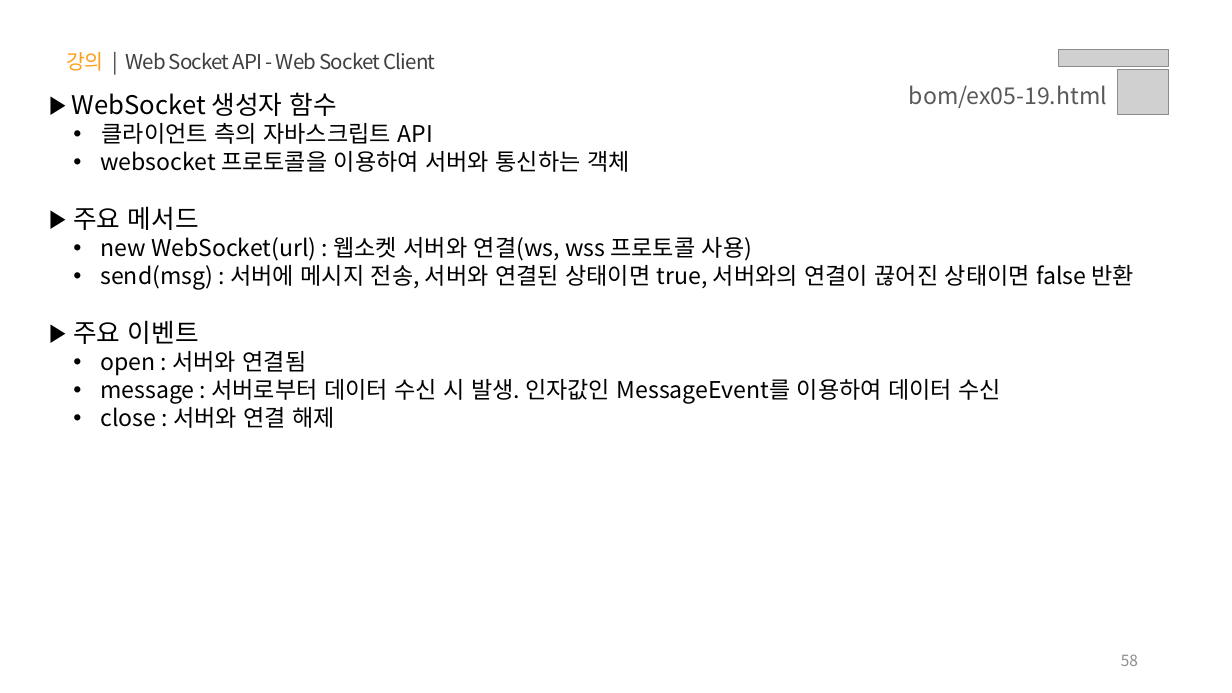
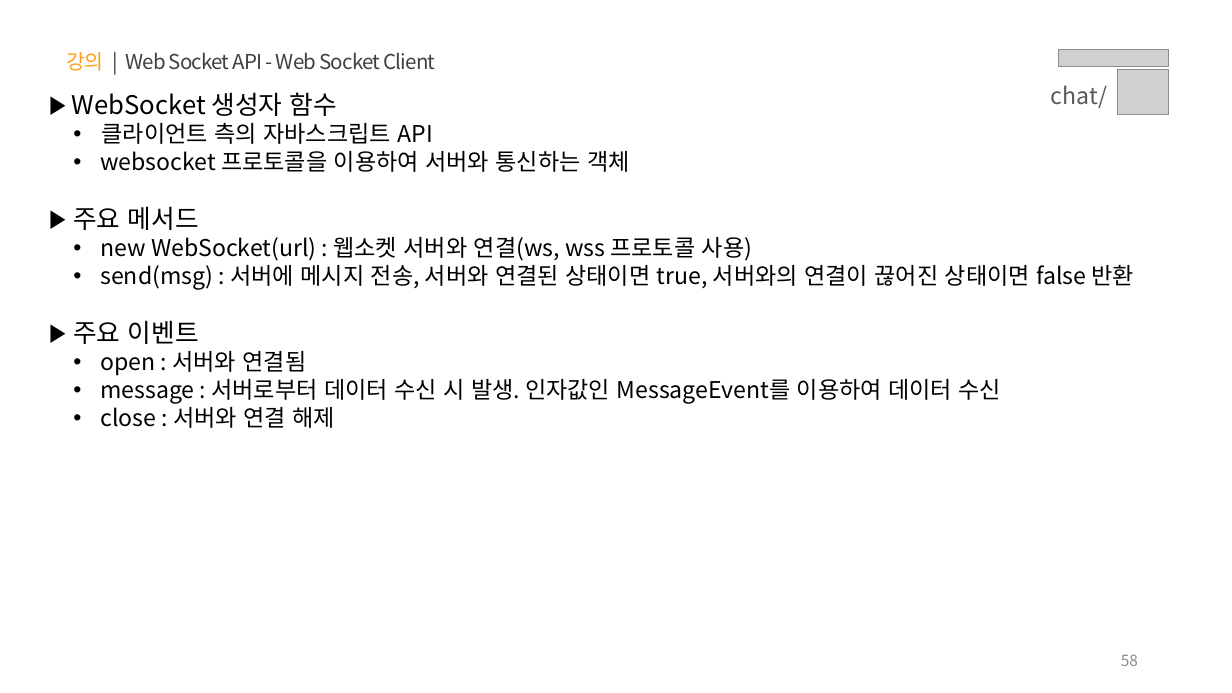
Before and after one commit to yebin-jeong/learn-js, a slide deck: slide 58 of PPT/05.자바스크립트 - 클라이언트 사이드(Event, DOM, Ajax, Web APIs).pptx. Drawn at 1232x693 pixels with LibreOffice and Linux fonts; fonts in the diff are those of the drawing; grey boxes stand for pictures. Boxes give left, top, right and bottom in pixels: in the first picture for what was removed or moved away, otherwise in the second. Text is boxed around its words. In the diff, an @@ line names an element or a change of style, - is before the commit and + after.

```diff
--- a/PPT/05.자바스크립트 - 클라이언트 사이드(Event, DOM, Ajax, Web APIs).pptx
+++ b/PPT/05.자바스크립트 - 클라이언트 사이드(Event, DOM, Ajax, Web APIs).pptx
@@ text at (1051,85,1107,108): text changed @@
-bom/ex05-19.html
+chat/
```
Also in this commit, not shown: 1 other slide changed.
